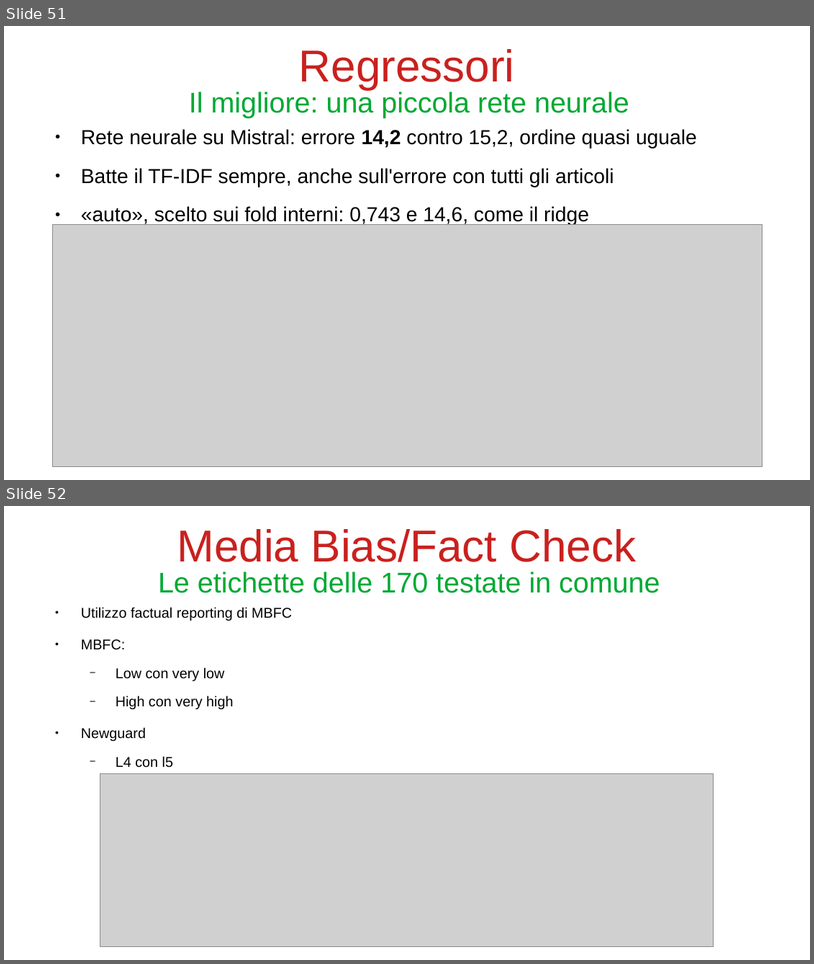
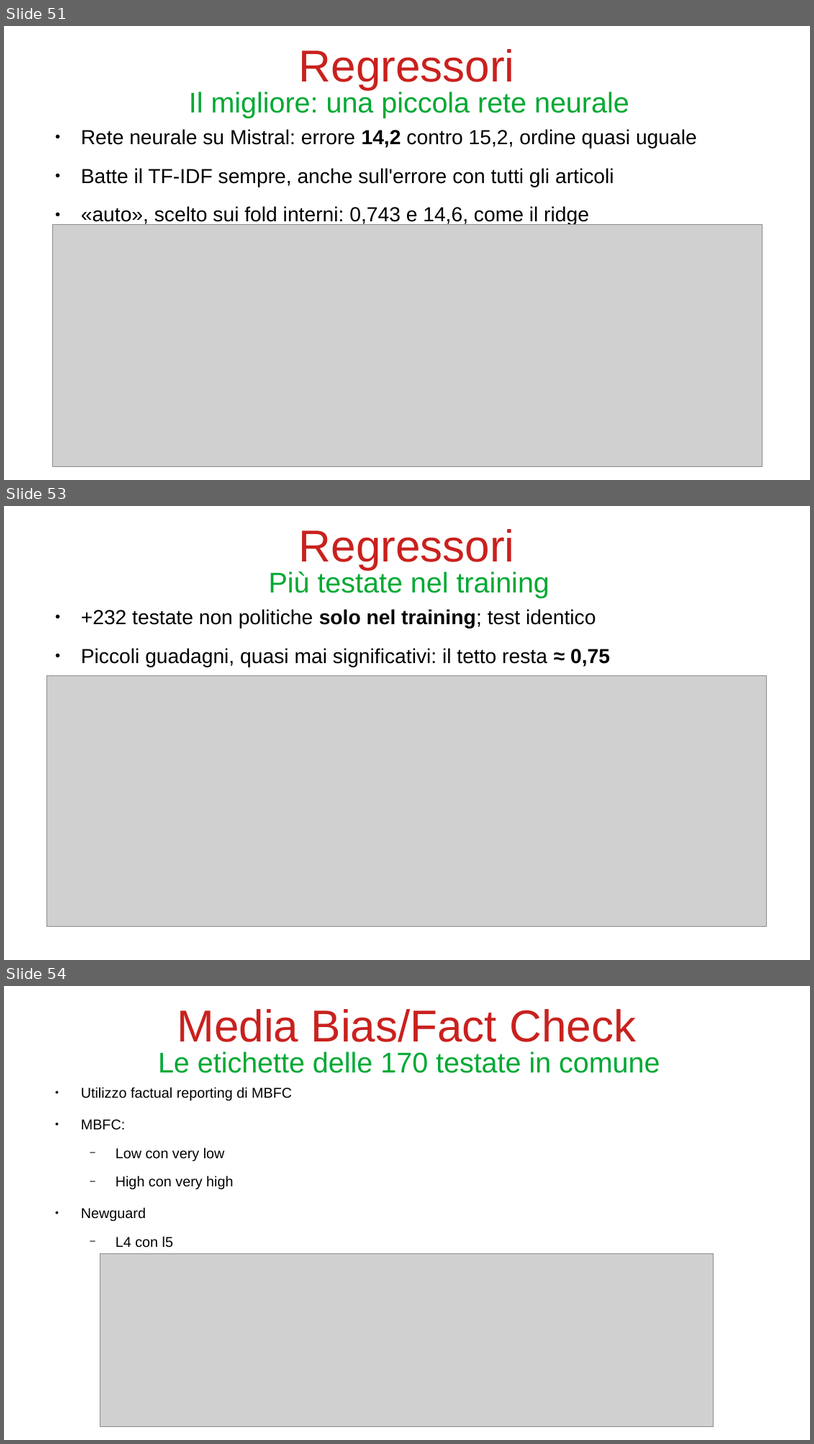
Before and after one commit to bianchi-john/PublisherClassification, a slide deck: Presentazioni/Stato finale/FinalState.odp. Shown one above the other, each under a label of ours: slides 51 and 52 before the commit, slides 51, 53 and 54 after it; the slides between them are not shown. The pictures are 814x964 and 814x1444 pixels, drawn with LibreOffice and Linux fonts; fonts in the diff are those of the drawing; grey boxes stand for pictures. Boxes give left, top, right and bottom in pixels: in the first picture for what was removed or moved away, otherwise in the second. Text is boxed around its words. In the diff, an @@ line names an element or a change of style, - is before the commit and + after.

```diff
--- a/Presentazioni/Stato finale/FinalState.odp
+++ b/Presentazioni/Stato finale/FinalState.odp
@@ slide 53 added at (4, 506, 810, 960), background #FFFFFF @@
@@ title added at (299, 529, 515, 569), 44 pt, text #C9211E @@
+Regressori
@@ title added at (269, 570, 550, 598), 28 pt, text #00A933 @@
+Più testate nel training
@@ text added at (81, 609, 610, 667), 20 pt, text #000000 @@
+● +232 testate non politiche solo nel training; test identico
+● Piccoli guadagni, quasi mai significativi: il tetto resta ≈ 0,75
@@ picture added at (47, 676, 767, 926) @@
@@ what was slide 52 is now slide 54 @@
```
Also in this commit, not shown: 1 other slide added, 9 other files.
